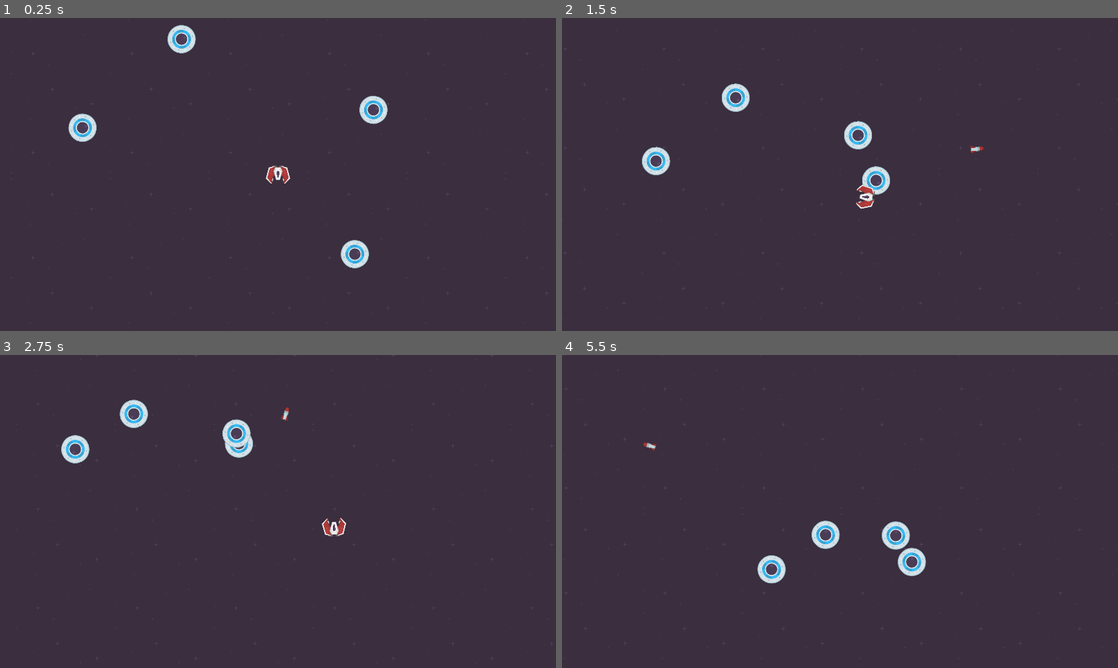
Above: before the commit, frames 1-4 (two rows, left to right).
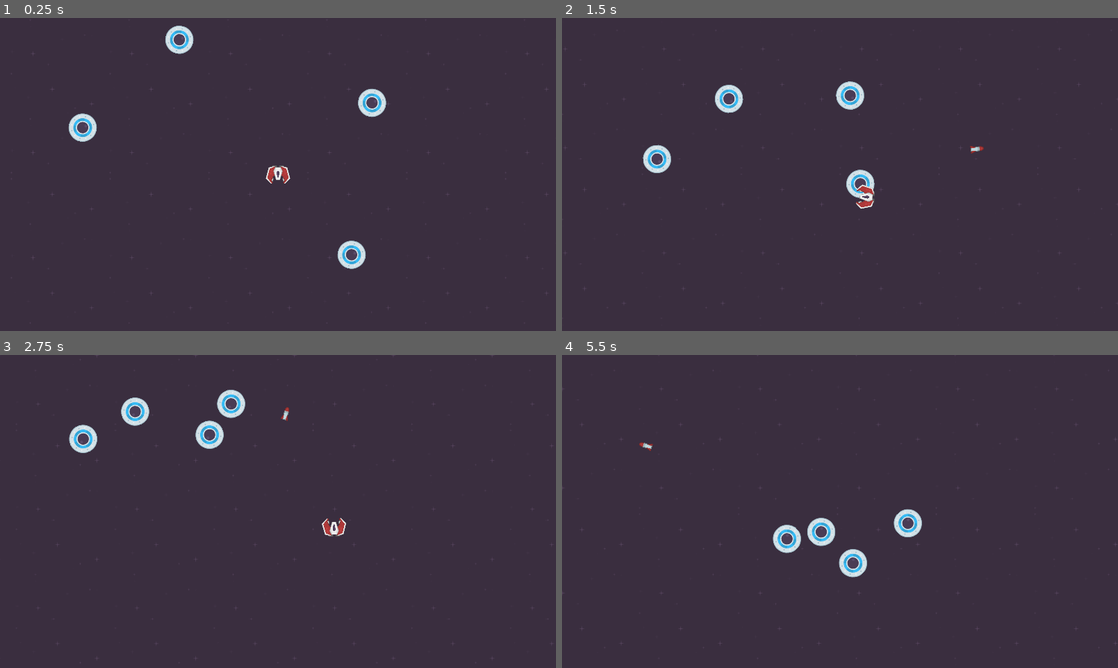
Above: after the commit, the same moments.

Repository: RyanDeBarros/Space-Raiders
Game: Godot game, scene res://levels/sandbox.tscn
Same seed, same stepped clock (60 frames per second), same inputs: the game is played once before the commit and once after it.
Inputs (mouse positions are in pixels of both pictures, inside the frame that each line leads up to):
- Up to frame 1 (0.25 s): no input
- Up to frame 2 (1.5 s): move the mouse to (962, 158) at 0.52 s; hold D (move_right) 0.53-1.28 s; click (962, 158) at 0.6 s; move the mouse to (728, 190) at 1.27 s; hold S (move_down) from 1.28 s (still down); click (728, 190) at 1.35 s
- Up to frame 3 (2.75 s): move the mouse to (333, 442) at 2.02 s; release S (move_down) at 2.03 s; hold D (move_right) from 2.03 s (still down); click (333, 442) at 2.1 s
- Up to frame 4 (5.5 s): move the mouse to (812, 574) at 2.77 s; release D (move_right) at 2.78 s; hold W (move_up) 2.78-3.53 s; click (812, 574) at 2.85 s; move the mouse to (1006, 558) at 3.52 s; hold A (move_left) 3.53-5.03 s; click (1006, 558) at 3.6 s; move the mouse to (673, 464) at 4.27 s; click (673, 464) at 4.35 s; move the mouse to (867, 511) at 5.02 s; hold S (move_down) from 5.03 s (still down); click (867, 511) at 5.1 s

The runs differ from the first frame. In frame 1, 1.0% of the frame differs, in the area x 12-70%, y 2-81%; in frame 2, 1.7%; in frame 3, 1.9%; in frame 4, 2.3%, in the area x 0-100%, y 10-93%.

Commit message:
Switched to node-based component system

Diff:
--- a/enemy/behavior/base.gd
+++ b/enemy/behavior/base.gd
@@ -1,17 +1,10 @@
 class_name BaseBehavior
+extends Node
 
 
-var enemy: Enemy
-var tree: SceneTree
-var player: Player
+@export var enemy: Enemy
+@export_file("*.json") var configuration: String
+
 var active := true
 
-var can_process := false
-var can_take_damage := false
-var can_collide_damage := false
-
-
-func _init(enemy_: Enemy, scene_tree: SceneTree, _json_file_name: String = "") -> void:
-	enemy = enemy_
-	tree = scene_tree
-	player = tree.get_first_node_in_group("player")
+@onready var player := get_tree().get_first_node_in_group("player") as Player
--- a/enemy/behavior/basic_collide.gd
+++ b/enemy/behavior/basic_collide.gd
@@ -1,17 +1,41 @@
 extends BaseBehavior
 
 
+@export_category("CollideComponent")
+@export var health_component: Node
+
 var collide_damage: int
 
+var colliding_player: bool:
+	set(value):
+		colliding_player = value
+		collide_player()
 
-func _init(enemy_: Enemy, scene_tree: SceneTree, json_file_name: String) -> void:
-	super._init(enemy_, scene_tree)
-	can_collide_damage = true
-	setup(json_file_name)
+@onready var collide_damage_timer: Timer = $CollideDamageTimer
 
 
-func setup(json_file_name: String) -> void:
-	var file := FileAccess.open(json_file_name, FileAccess.READ)
+func _ready() -> void:
+	setup()
+
+
+func setup() -> void:
+	var file := FileAccess.open(configuration, FileAccess.READ)
 	var json = JSON.parse_string(file.get_as_text())
 	collide_damage = json["collide_damage"]
 	file.close()
+
+
+func collide_player() -> void:
+	if colliding_player:
+		if health_component:
+			health_component.health -= player.collide_damage
+		player.health -= collide_damage
+		collide_damage_timer.start()
+
+
+func player_enter() -> void:
+	colliding_player = true
+
+
+func player_exit() -> void:
+	colliding_player = false
--- a/enemy/behavior/basic_health.gd
+++ b/enemy/behavior/basic_health.gd
@@ -9,15 +9,13 @@
 			enemy.queue_free()
 
 
-func _init(enemy_: Enemy, scene_tree: SceneTree, json_file_name: String) -> void:
-	super._init(enemy_, scene_tree)
-	can_take_damage = true
-	setup(json_file_name)
+func _ready() -> void:
+	setup()
 	health = max_health
 
 
-func setup(json_file_name: String) -> void:
-	var file := FileAccess.open(json_file_name, FileAccess.READ)
+func setup() -> void:
+	var file := FileAccess.open(configuration, FileAccess.READ)
 	var json = JSON.parse_string(file.get_as_text())
 	max_health = json["max_health"]
 	file.close()
@@ -25,3 +23,8 @@
 
 func take_damage(damage: int):
 	health -= damage
+
+
+func receive_projectile(projectile: Projectile):
+	take_damage(projectile.damage)
+	projectile.hit()
--- a/enemy/behavior/ufo_movement.gd
+++ b/enemy/behavior/ufo_movement.gd
@@ -8,20 +8,18 @@
 var follow_spread: float
 var move_interval_dict: Dictionary
 var move_interval: float
-var move_interval_timer: Timer
 
 var angular_speed := 1.0
 var _speed := 0.0
 var acceleration := 10.0
 var deceleration := 10.0
 
+@onready var move_interval_timer := $MoveIntervalTimer as Timer
 
-func _init(ufo: Enemy, scene_tree: SceneTree, json_file_name: String) -> void:
-	super._init(ufo, scene_tree)
-	can_process = true
-	move_interval_timer = enemy.get_node("MoveIntervalTimer")
+
+func _ready() -> void:
 	move_interval_timer.timeout.connect(_on_move_interval_end)
-	setup(json_file_name)
+	setup()
 	_on_move_interval_end()
 
 
@@ -52,8 +50,8 @@
 	move_interval_timer.start(move_interval)
 
 
-func setup(json_file_name: String) -> void:
-	var file := FileAccess.open(json_file_name, FileAccess.READ)
+func setup() -> void:
+	var file := FileAccess.open(configuration, FileAccess.READ)
 	var json = JSON.parse_string(file.get_as_text())
 	speed_dict = json["speed"]
 	move_interval_dict = json["move_interval"]
--- a/enemy/enemy.gd
+++ b/enemy/enemy.gd
@@ -2,100 +2,45 @@
 extends Node2D
 
 
-class EnemyBehavior extends Resource:
-	var scripts := [] as Array[GDScript]
-	var configs := [] as Array[String]
-	var objs: Array[BaseBehavior]
-
-	var active := true:
-		set(value):
-			active = value
-			for obj in objs:
-				obj.active = active
-
-	func setup(enemy: Enemy, tree: SceneTree) -> void:
-		for i in range(scripts.size()):
-			if scripts[i] and configs[i]:
-				objs.push_back(scripts[i].new(enemy, tree, configs[i]))
-
-	func _process(delta: float) -> void:
-		for obj in objs:
-			if obj.can_process:
-				obj._process(delta)
-
-	func take_damage(damage: int) -> void:
-		for obj in objs:
-			if obj.can_take_damage:
-				obj.take_damage(damage)
-
-	func collide_damage() -> int:
-		var damage := 0
-		for obj in objs:
-			if obj.can_collide_damage:
-				damage += obj.collide_damage
-		return damage
-
-
-@export_group("Behavior")
-
-@export_subgroup("Components", "bs_")
-@export var bs_health: GDScript
-@export var bs_collide: GDScript
-@export var bs_movement: GDScript
-
-@export_subgroup("Configurations", "bj_")
-@export_file("*.json") var bj_health: String
-@export_file("*.json") var bj_collide: String
-@export_file("*.json") var bj_movement: String
-
-
-var behavior: EnemyBehavior
-
-var colliding_player: bool:
-	set(value):
-		colliding_player = value
-		collide_player()
-
 var active := true:
 	set(value):
 		active = value
-		behavior.active = value
+		for component in components.get_children():
+			component.active = active
+
+var health_component = null
+var collide_component = null
 
 @onready var area_2d: Area2D = $Area2D
-@onready var collide_damage_timer: Timer = $CollideDamageTimer
+@onready var components: Node = $Components
 @onready var player: Player
 
+
 func _ready() -> void:
-	behavior = EnemyBehavior.new()
-	behavior.scripts += [bs_health, bs_collide, bs_movement]
-	behavior.configs += [bj_health, bj_collide, bj_movement]
-	behavior.setup(self, get_tree())
 	player = get_tree().get_first_node_in_group("player")
-
-
-func _process(delta: float) -> void:
-	behavior._process(delta)
+	for component in components.get_children():
+		if component.name == "Health":
+			health_component = component
+		elif component.name == "Collide":
+			collide_component = component
 
 
 func _on_area_entered(area: Area2D):
 	if area.is_in_group("area_player_projectile"):
 		var proj := area.get_parent() as Projectile
-		behavior.take_damage(proj.damage)
-		proj.hit()
+		if health_component:
+			health_component.receive_projectile(proj)
+		else:
+			proj.hit()
 	elif area.is_in_group("area_player"):
-		colliding_player = true
+		if collide_component:
+			collide_component.player_enter()
 
 
 func _on_area_exited(area: Area2D):
 	if area.is_in_group("area_player"):
-		colliding_player = false
-
-
-func collide_player() -> void:
-	if colliding_player:
-		behavior.take_damage(player.collide_damage)
-		player.health -= behavior.collide_damage()
-		collide_damage_timer.start()
+		if collide_component:
+			collide_component.player_exit()
 
 
 func die() -> void:
--- a/enemy/enemy.tscn
+++ b/enemy/enemy.tscn
@@ -11,9 +11,7 @@
 
 [node name="CollisionShape2D" type="CollisionShape2D" parent="Area2D"]
 
-[node name="CollideDamageTimer" type="Timer" parent="."]
-one_shot = true
+[node name="Components" type="Node" parent="."]
 
 [connection signal="area_entered" from="Area2D" to="." method="_on_area_entered"]
 [connection signal="area_exited" from="Area2D" to="." method="_on_area_exited"]
-[connection signal="timeout" from="CollideDamageTimer" to="." method="collide_player"]
--- a/enemy/ufo.tscn
+++ b/enemy/ufo.tscn
@@ -10,12 +10,6 @@
 radius = 36.0
 
 [node name="UFO" instance=ExtResource("1_i5u8j")]
-bs_health = ExtResource("2_06hs4")
-bs_collide = ExtResource("3_i3txk")
-bs_movement = ExtResource("4_lm0gw")
-bj_health = "res://txt/enemy_info/ufo/health.json"
-bj_collide = "res://txt/enemy_info/ufo/collide.json"
-bj_movement = "res://txt/enemy_info/ufo/movement.json"
 
 [node name="Sprite2D" parent="." index="0"]
 scale = Vector2(0.8, 0.8)
@@ -24,4 +18,22 @@
 [node name="CollisionShape2D" parent="Area2D" index="0"]
 shape = SubResource("CircleShape2D_ptld1")
 
-[node name="MoveIntervalTimer" type="Timer" parent="." index="3"]
+[node name="Health" type="Node" parent="Components" index="0" node_paths=PackedStringArray("enemy")]
+script = ExtResource("2_06hs4")
+enemy = NodePath("../..")
+configuration = "res://txt/enemy_info/ufo/health.json"
+
+[node name="Collide" type="Node" parent="Components" index="1" node_paths=PackedStringArray("health_component", "enemy")]
+script = ExtResource("3_i3txk")
+health_component = NodePath("../Health")
+enemy = NodePath("../..")
+configuration = "res://txt/enemy_info/ufo/collide.json"
+
+[node name="CollideDamageTimer" type="Timer" parent="Components/Collide" index="0"]
+
+[node name="Movement" type="Node" parent="Components" index="2" node_paths=PackedStringArray("enemy")]
+script = ExtResource("4_lm0gw")
+enemy = NodePath("../..")
+configuration = "res://txt/enemy_info/ufo/movement.json"
+
+[node name="MoveIntervalTimer" type="Timer" parent="Components/Movement" index="0"]
